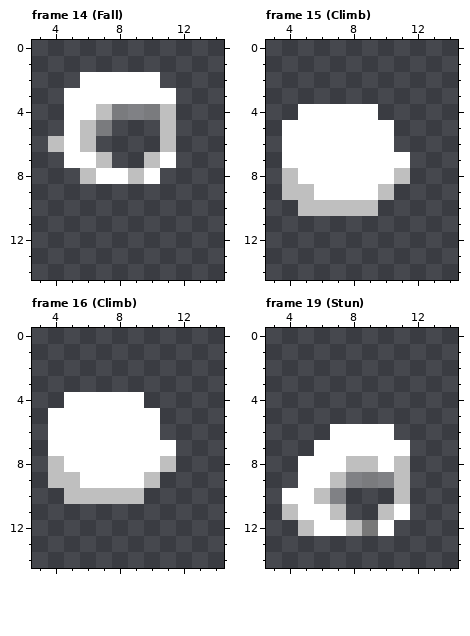
A pixel-art file gets an edit: PixelEngine/res/sprites/items/hood.aseprite. That is the earlier state.
16x16 pixels, 19 frames. Shown: frame 14 (Fall): x 3..14, y 0..14; frame 15 (Climb): x 3..14, y 0..14; frame 16 (Climb): x 3..14, y 0..14; frame 19 (Stun): x 3..14, y 0..14. The commit also changed other frames, which this record leaves out.
After the commit:
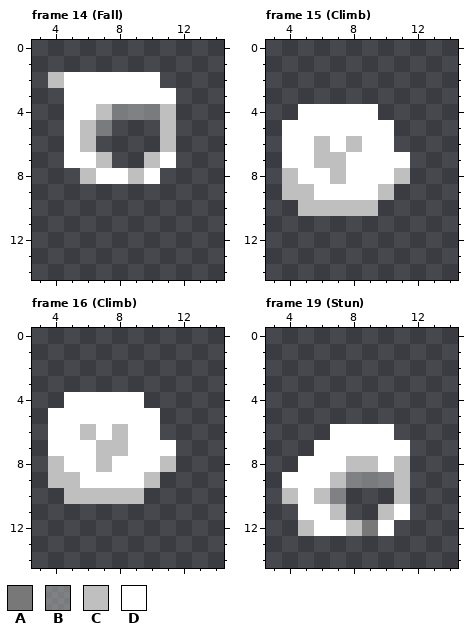
Palette (. is transparent): A #787878  B #bfbfbf7b  C #bfbfbf  D #ffffff
What changed:
{"where": "frame 14 (Fall), layer \"Armor\""}
{"frame":14,"y":2,"x":4,"old":"..","new":"CD"}
{"frame":14,"y":6,"x":4,"old":"C","new":"."}
{"where": "frame 15 (Climb), layer \"Armor\""}
{"frame":15,"y":6,"x":6,"old":"D","new":"C"}
{"frame":15,"y":6,"x":8,"old":"D","new":"C"}
{"frame":15,"y":7,"x":6,"old":"DD","new":"CC"}
{"frame":15,"y":8,"x":7,"old":"D","new":"C"}
{"where": "frame 16 (Climb), layer \"Armor\""}
{"frame":16,"y":6,"x":6,"old":"D","new":"C"}
{"frame":16,"y":6,"x":8,"old":"D","new":"C"}
{"frame":16,"y":7,"x":7,"old":"DD","new":"CC"}
{"frame":16,"y":8,"x":7,"old":"D","new":"C"}
{"where": "frame 19 (Stun), layer \"Armor\""}
{"frame":19,"y":9,"x":4,"old":".","new":"D"}
{"frame":19,"y":10,"x":4,"old":"D","new":"C"}
{"frame":19,"y":11,"x":4,"old":"C","new":"."}
